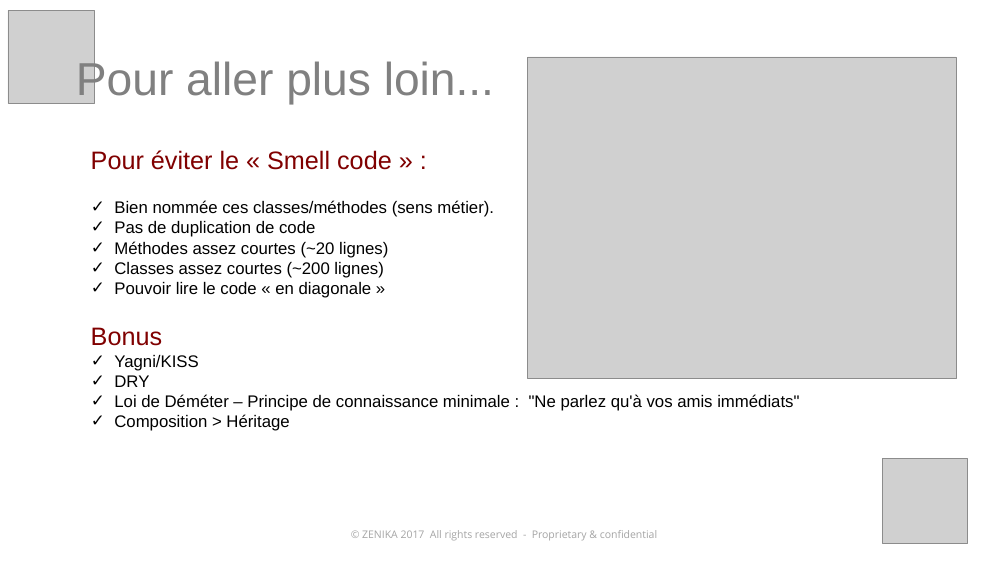
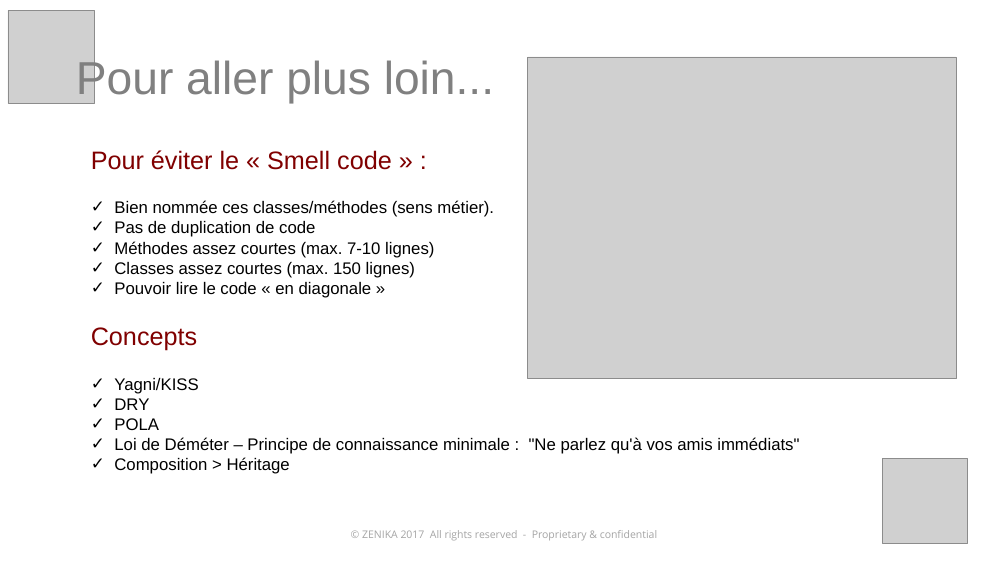
Before and after one commit to kronann/solid-dinosaur, a slide deck: slide 18 of solid-workshop.pptx (slide 17 before the commit). Drawn at 1008x567 pixels with LibreOffice and Linux fonts; fonts in the diff are those of the drawing; grey boxes stand for pictures. Boxes give left, top, right and bottom in pixels: in the first picture for what was removed or moved away, otherwise in the second. Text is boxed around its words. In the diff, an @@ line names an element or a change of style, - is before the commit and + after.

```diff
--- a/solid-workshop.pptx
+++ b/solid-workshop.pptx
@@ text at [114,241,434,278]: text changed @@
-✓ Méthodes assez courtes (~20 lignes)
-✓ Classes assez courtes (~200 lignes)
+✓ Méthodes assez courtes (max. 7-10 lignes)
+✓ Classes assez courtes (max. 150 lignes)
@@ text at [91,327,197,351]: text changed @@
-Bonus
+Concepts
@@ text at [114,418,159,430]: paragraph added @@
+✓ POLA
```
Also in this commit, not shown: 10 other slides changed, 5 slides added, 3 slides removed.
